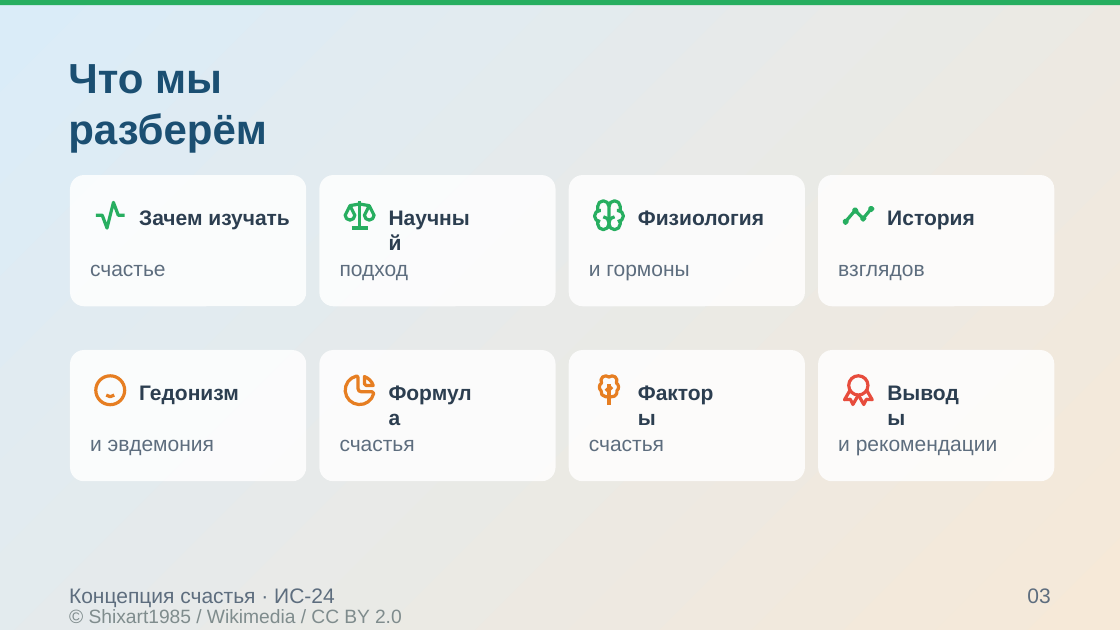
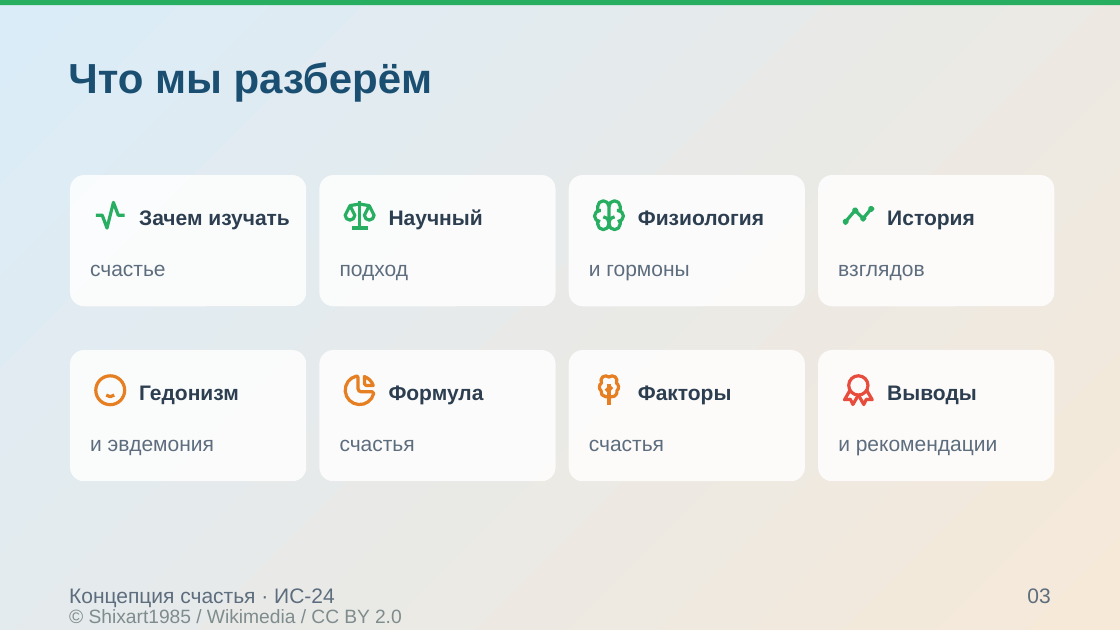
Before and after one commit to Pavel1778/Presentation-happy, a slide deck: slide 3 of .agents/projects/happiness_concept_ppt169_20261007/exports/happiness_concept_v5.pptx. Drawn at 1120x630 pixels with LibreOffice and Linux fonts; fonts in the diff are those of the drawing; background and template pictures are left out. Boxes give left, top, right and bottom in pixels: in the first picture for what was removed or moved away, otherwise in the second. Text is boxed around its words. In the diff, an @@ line names an element or a change of style, - is before the commit and + after.

```diff
--- a/.agents/projects/happiness_concept_ppt169_20261007/exports/happiness_concept_v5.pptx
+++ b/.agents/projects/happiness_concept_ppt169_20261007/exports/happiness_concept_v5.pptx
@@ text "Что мы разберём" rewrapped from <box>68,64,267,152</box> to <box>68,62,433,102</box> @@
@@ text "Научный" rewrapped from <box>389,205,481,238</box> to <box>389,209,483,230</box> @@
@@ text "Формула" rewrapped from <box>389,380,481,413</box> to <box>389,385,484,405</box> @@
@@ text "Факторы" rewrapped from <box>638,380,730,413</box> to <box>638,385,732,405</box> @@
@@ text "Выводы" rewrapped from <box>887,380,967,413</box> to <box>887,385,977,404</box> @@
```
Also in this commit, not shown: 14 other slides changed, 40 other files.
